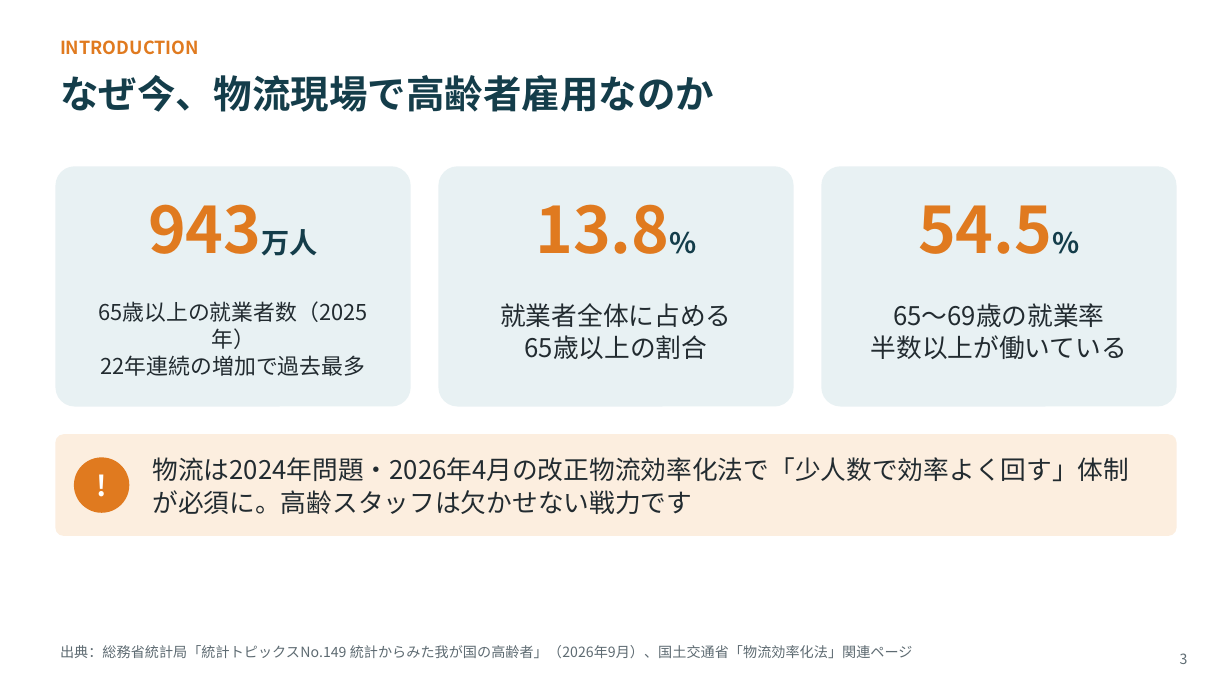
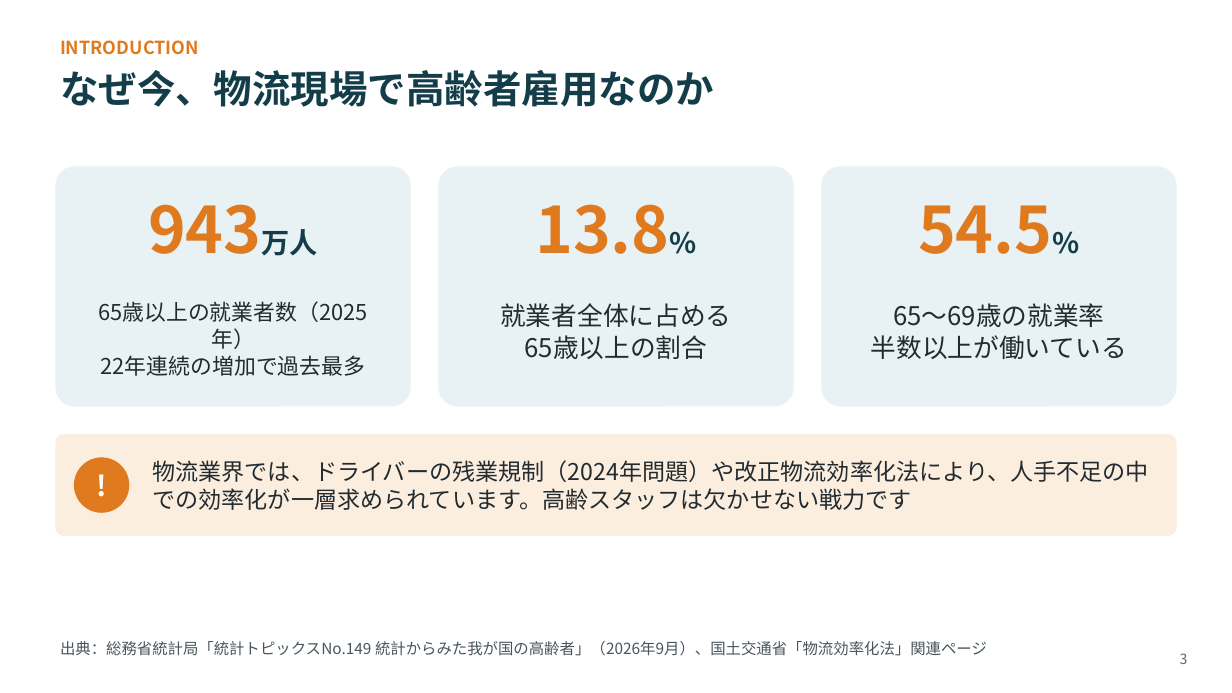
Before and after one commit to lastradezanpano/Udemy, a slide deck: slide 3 of 高齢者雇用研修/物流現場の高齢者雇用_研修スライド_v1.0.pptx. Drawn at 1232x693 pixels with LibreOffice and Linux fonts; fonts in the diff are those of the drawing. Boxes give left, top, right and bottom in pixels: in the first picture for what was removed or moved away, otherwise in the second. Text is boxed around its words. In the diff, an @@ line names an element or a change of style, - is before the commit and + after.

```diff
--- a/高齢者雇用研修/物流現場の高齢者雇用_研修スライド_v1.0.pptx
+++ b/高齢者雇用研修/物流現場の高齢者雇用_研修スライド_v1.0.pptx
@@ text "なぜ今、物流現場で高齢者雇用なのか" at [60,70,714,107]: line spacing 38pt to 34pt @@
@@ text at [152,460,1149,510]: text changed; size 20 to 18 pt @@
-物流は2024年問題・2026年4月の改正物流効率化法で「少人数で効率よく回す」体制が必須に。高齢スタッフは欠かせない戦力です
+物流業界では、ドライバーの残業規制（2024年問題）や改正物流効率化法により、人手不足の中での効率化が一層求められています。高齢スタッフは欠かせない戦力です
@@ text "出典：総務省統計局「統計トピックスNo.149 統計からみた我が国の高齢者」（2026年9月）、国土交通省「物流効率化法 ..." at [60,641,987,656]: size 11 to 12 pt, text colour #5E6B72 to #48555C; line spacing 14pt to 15pt @@
```
Also in this commit, not shown: 37 other slides changed, 3 other files.
